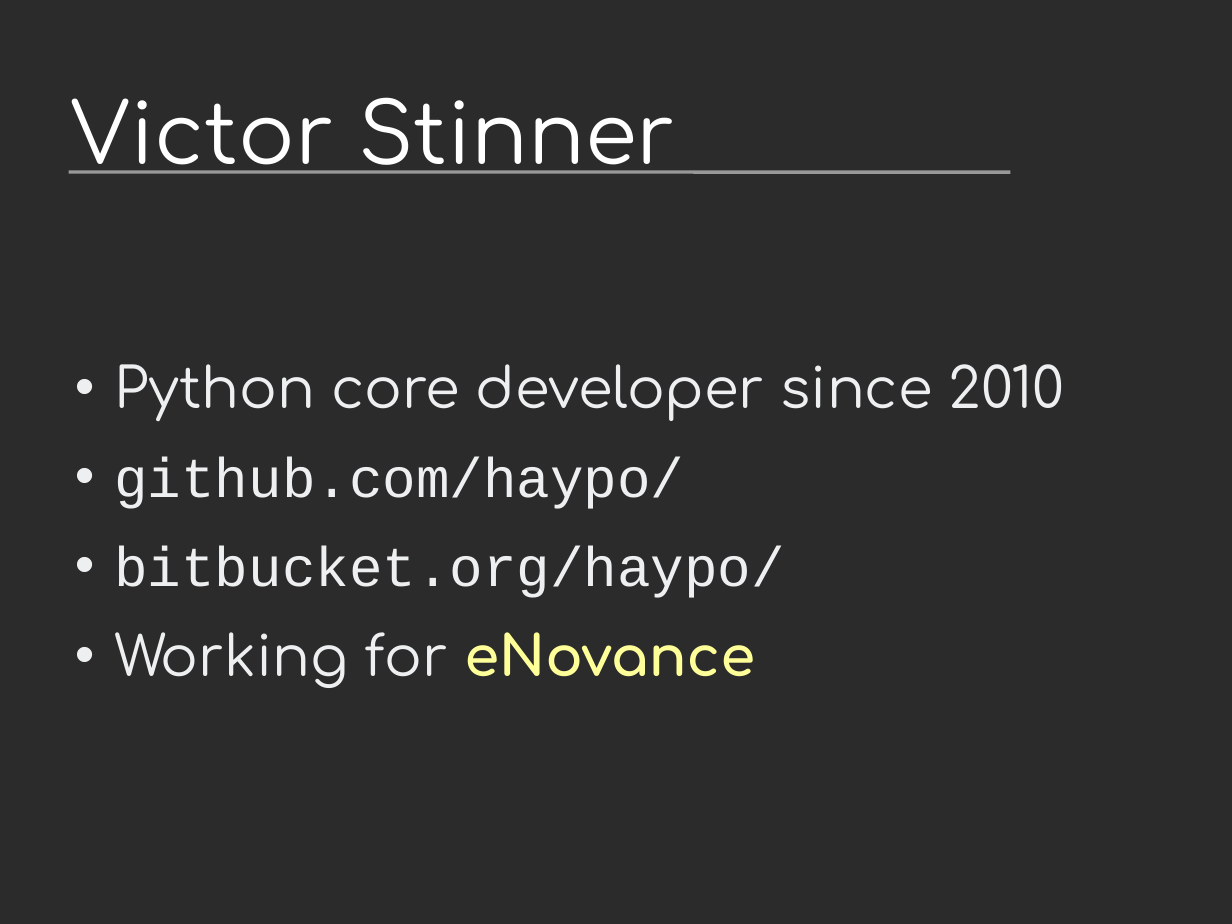
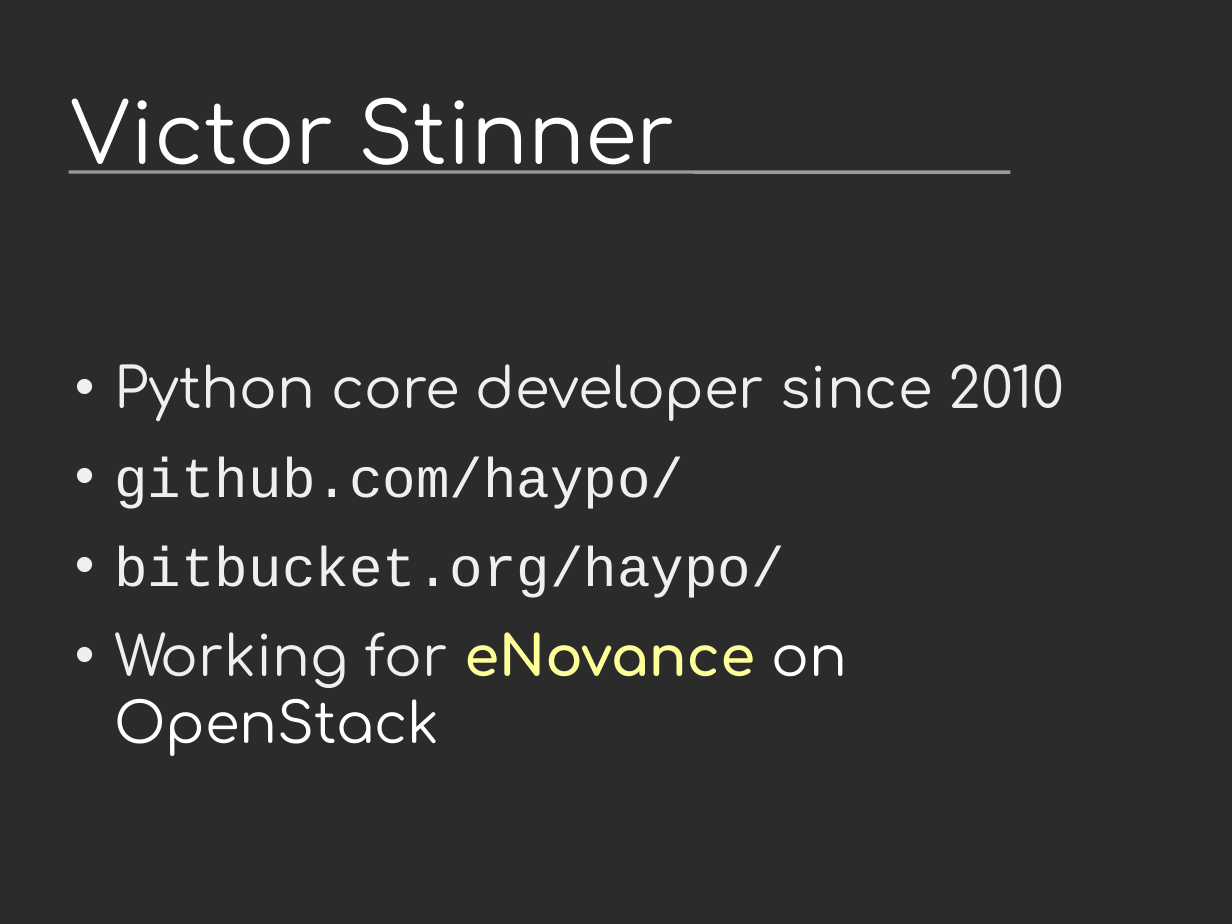
Before and after one commit to vstinner/talks, a slide deck: slide 2 of 2014-Pycon-Lyon/asyncio.odp. Drawn at 1232x924 pixels with LibreOffice and Linux fonts; fonts in the diff are those of the drawing; background and template pictures are left out; a plain dark background stands for a picture behind light text. Boxes give left, top, right and bottom in pixels: in the first picture for what was removed or moved away, otherwise in the second. Text is boxed around its words. In the diff, an @@ line names an element or a change of style, - is before the commit and + after.

```diff
--- a/2014-Pycon-Lyon/asyncio.odp
+++ b/2014-Pycon-Lyon/asyncio.odp
@@ text at (114, 632, 847, 756): text changed; text colour #EEEFF0 to #FFFFFF @@
-• Working for eNovance
+• Working for eNovance on OpenStack
```
Also in this commit, not shown: 6 other slides changed, 17 other files.
